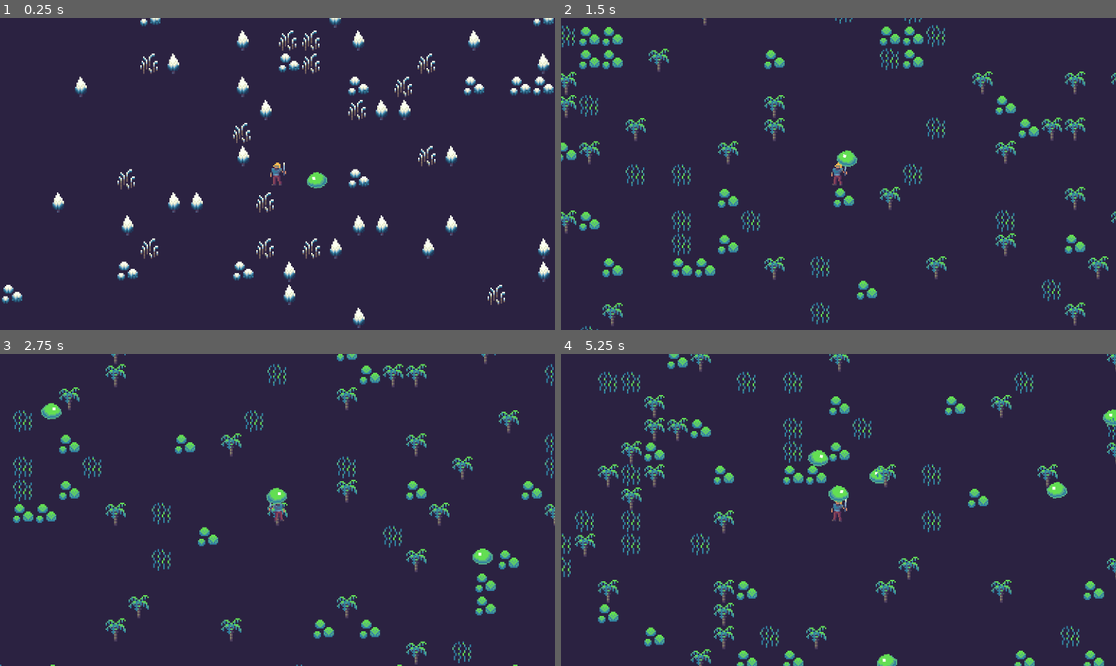
Above: before the commit, frames 1-4 (two rows, left to right).
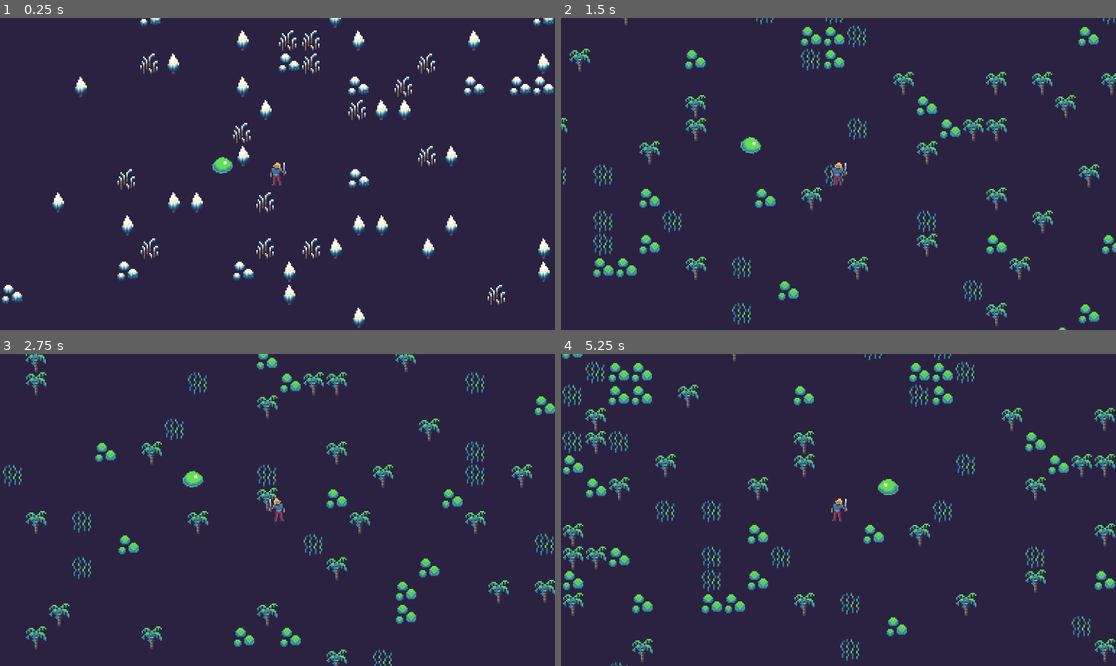
Above: after the commit, the same moments.

Repository: tpolito/untitled-rougelike
Game: Godot game, scene res://Main.tscn
Same seed, same stepped clock (60 frames per second), same inputs: the game is played once before the commit and once after it.
Inputs:
- Up to frame 1 (0.25 s): no input
- Up to frame 2 (1.5 s): tap Enter at 0.5 s; hold D (move_right) 0.53-1.28 s; hold S (move_down) from 1.28 s (still down)
- Up to frame 3 (2.75 s): release S (move_down) at 2.03 s; hold D (move_right) from 2.03 s (still down)
- Up to frame 4 (5.25 s): release D (move_right) at 2.78 s; hold W (move_up) 2.78-3.53 s; hold A (move_left) 3.53-5.03 s; hold S (move_down) from 5.03 s (still down)

The runs differ from the first frame. In frame 1, 0.3% of the frame differs, in the area x 38-60%, y 44-55%; in frame 2, 12%; in frame 3, 11%; in frame 4, 14%, in the area x 0-100%, y 0-100%.

Commit message:
hitbox/hurtbox collision stuff

Diff:
--- a/Main.tscn
+++ b/Main.tscn
@@ -4,27 +4,25 @@
 [ext_resource type="Script" path="res://Main.gd" id="1_yqpkr"]
 [ext_resource type="PackedScene" uid="uid://38muohvdb2f6" path="res://scenes/enemy_spawner/EnemySpawner.tscn" id="2_306jd"]
 [ext_resource type="PackedScene" uid="uid://chj7lw3hs80su" path="res://scenes/player/Player.tscn" id="2_rpjjx"]
-[ext_resource type="PackedScene" uid="uid://c6lpgvuaaodnm" path="res://scenes/slime/Slime.tscn" id="4_uexyv"]
+[ext_resource type="PackedScene" uid="uid://c6lpgvuaaodnm" path="res://scenes/slime/Slime.tscn" id="5_ve4bi"]
 
 [node name="Main" type="Node2D"]
 script = ExtResource("1_yqpkr")
 
 [node name="EnemySpawner" parent="." instance=ExtResource("2_306jd")]
-debug_should_spawn = null
-spawn_distance = 150.0
+debug_should_spawn = false
+spawn_distance = 200.0
 
 [node name="TileMap" parent="." instance=ExtResource("1_tj8bi")]
 rotation = -0.000560982
 layer_0/tile_data = PackedInt32Array(0, 1, 0, 1, 65537, 0, 70, 65537, 0, 71, 131073, 0, 2555975, 131073, 1, 2555974, 19 …(2901 unchanged characters)…
-world_seed = 0
 
 [node name="Player" parent="." instance=ExtResource("2_rpjjx")]
 position = Vector2(576, 324)
 
-[node name="Slime" parent="." instance=ExtResource("4_uexyv")]
-position = Vector2(616, 331)
-collision_mask = 3
-
 [node name="PlayerCamera" type="Camera2D" parent="."]
 position = Vector2(576, 324)
 zoom = Vector2(3, 3)
+
+[node name="Slime" parent="." instance=ExtResource("5_ve4bi")]
+position = Vector2(521, 316)
--- /dev/null
+++ b/components/enemy_stats_component.gd
@@ -0,0 +1,4 @@
+extends Node
+class_name EnemyStatsComponent
+
+@export var stats: Stats
--- /dev/null
+++ b/components/flash_component.gd
@@ -0,0 +1,13 @@
+extends Node
+class_name FlashComponent
+
+@export var color: Color;
+@export var sprite: Sprite2D;
+@export var flash_duration: float = 1.0
+
+func flash() -> void:
+  var tween = create_tween()
+  tween.tween_property(sprite, 'modulate', color, flash_duration / 4)
+  tween.tween_property(sprite, 'modulate', Color.WHITE, flash_duration / 4)
+  tween.tween_property(sprite, 'modulate', color, flash_duration / 4)
+  tween.tween_property(sprite, 'modulate', Color.WHITE, flash_duration / 4)
--- /dev/null
+++ b/components/health_component.gd
@@ -0,0 +1,21 @@
+extends Node
+class_name HealthComponent
+
+@export var max_health = 10
+@export var hurtbox_component: HurtboxComponent
+
+var health = max_health:
+  set(value):
+    health = value
+    if health <= 0:
+      print('dead')
+
+
+func _ready() -> void:
+  hurtbox_component.damage.connect(_on_hurtbox_damage_taken)
+
+func _on_hurtbox_damage_taken(hitbox: HitboxComponent) -> void:
+  print('on_hurtbox_damage_taken')
+  var damage = hitbox.damage
+  health -= damage
+  print('health: ', str(health))
--- /dev/null
+++ b/components/hitbox_component.gd
@@ -0,0 +1,16 @@
+extends Area2D
+class_name HitboxComponent
+
+@export var damage: float = 1.0
+
+signal hit_hurtbox(hurtbox)
+
+func _ready() -> void:
+  area_entered.connect(_on_hurtbox_area_entered)
+
+func _on_hurtbox_area_entered(hurtbox: HurtboxComponent) -> void:
+  if not hurtbox is HurtboxComponent:
+    return
+  print('on_hurtbox_area_entered')
+  hit_hurtbox.emit(hurtbox)
+  hurtbox.damage.emit(self)
--- /dev/null
+++ b/components/hurtbox_component.gd
@@ -0,0 +1,4 @@
+extends Area2D
+class_name HurtboxComponent
+
+signal damage(hitbox)
--- a/components/move_component.gd
+++ b/components/move_component.gd
@@ -3,8 +3,7 @@
 
 @export var actor: CharacterBody2D
 @export var direction: Vector2
-# TODO: Move this to a speed component
-@export var speed: float
+@export var move_stats: MoveStats
 @export var anim_player: AnimationPlayer
 @export var sprite: Sprite2D
 
@@ -16,5 +15,5 @@
     anim_player.play("idle")
     pass
   # Move the sprite
-  actor.velocity = direction * speed
+  actor.velocity = direction * move_stats.speed
   actor.move_and_slide()
--- /dev/null
+++ b/components/move_stats.gd
@@ -0,0 +1,4 @@
+extends Resource
+class_name MoveStats
+
+@export var speed: float = 12.0
--- a/scenes/enemy/Enemy.gd
+++ b/scenes/enemy/Enemy.gd
@@ -1,12 +1,11 @@
 extends CharacterBody2D
 class_name Enemy
 
+@onready var hurtbox_component: HurtboxComponent = $HurtboxComponent as HurtboxComponent
 
-# Called when the node enters the scene tree for the first time.
 func _ready() -> void:
-  pass # Replace with function body.
+  # hurtbox_component.hurt.connect(
+  #   self,
 
-
-# Called every frame. 'delta' is the elapsed time since the previous frame.
-func _process(delta: float) -> void:
+  # )
   pass
--- a/scenes/enemy/Enemy.tscn
+++ b/scenes/enemy/Enemy.tscn
@@ -1,22 +1,9 @@
-[gd_scene load_steps=6 format=3 uid="uid://bvqjpyn4b4hva"]
+[gd_scene load_steps=9 format=3 uid="uid://bvqjpyn4b4hva"]
 
 [ext_resource type="Script" path="res://components/move_component.gd" id="1_tcq15"]
-
-[sub_resource type="Animation" id="Animation_gjsmc"]
-resource_name = "walk"
-step = 0.25
-tracks/0/type = "value"
-tracks/0/imported = false
-tracks/0/enabled = true
-tracks/0/path = NodePath(".:rotation")
-tracks/0/interp = 1
-tracks/0/loop_wrap = true
-tracks/0/keys = {
-"times": PackedFloat32Array(0, 0.25, 0.5, 0.75),
-"transitions": PackedFloat32Array(1, 1, 1, 1),
-"update": 0,
-"values": [0.0, -0.139626, 0.0, 0.139626]
-}
+[ext_resource type="Script" path="res://components/hurtbox_component.gd" id="2_rde6p"]
+[ext_resource type="Script" path="res://components/health_component.gd" id="3_yhv87"]
+[ext_resource type="Script" path="res://components/hitbox_component.gd" id="4_6t8iy"]
 
 [sub_resource type="Animation" id="Animation_dvuu1"]
 length = 0.001
@@ -48,6 +35,22 @@
 "values": [0.0, 0.0]
 }
 
+[sub_resource type="Animation" id="Animation_gjsmc"]
+resource_name = "walk"
+step = 0.25
+tracks/0/type = "value"
+tracks/0/imported = false
+tracks/0/enabled = true
+tracks/0/path = NodePath(".:rotation")
+tracks/0/interp = 1
+tracks/0/loop_wrap = true
+tracks/0/keys = {
+"times": PackedFloat32Array(0, 0.25, 0.5, 0.75),
+"transitions": PackedFloat32Array(1, 1, 1, 1),
+"update": 0,
+"values": [0.0, -0.139626, 0.0, 0.139626]
+}
+
 [sub_resource type="AnimationLibrary" id="AnimationLibrary_sffnt"]
 _data = {
 "RESET": SubResource("Animation_dvuu1"),
@@ -63,12 +66,31 @@
 
 [node name="CollisionShape2D" type="CollisionShape2D" parent="."]
 
-[node name="MoveComponent" type="Node" parent="." node_paths=PackedStringArray("anim_player", "sprite")]
+[node name="MoveComponent" type="Node" parent="." node_paths=PackedStringArray("actor", "anim_player", "sprite")]
 script = ExtResource("1_tcq15")
-anim_player = NodePath("")
+actor = NodePath("..")
+anim_player = NodePath("../AnimationPlayer")
 sprite = NodePath("../Sprite")
 
 [node name="AnimationPlayer" type="AnimationPlayer" parent="."]
 libraries = {
 "": SubResource("AnimationLibrary_sffnt")
 }
+
+[node name="HurtboxComponent" type="Area2D" parent="."]
+collision_layer = 4
+collision_mask = 2
+script = ExtResource("2_rde6p")
+
+[node name="CollisionShape2D" type="CollisionShape2D" parent="HurtboxComponent"]
+
+[node name="HealthComponent" type="Node" parent="." node_paths=PackedStringArray("hurtbox_component")]
+script = ExtResource("3_yhv87")
+hurtbox_component = NodePath("../HurtboxComponent")
+
+[node name="HitboxComponent" type="Area2D" parent="."]
+collision_layer = 4
+collision_mask = 2
+script = ExtResource("4_6t8iy")
+
+[node name="CollisionShape2D" type="CollisionShape2D" parent="HitboxComponent"]
--- a/scenes/enemy_spawner/EnemySpawner.gd
+++ b/scenes/enemy_spawner/EnemySpawner.gd
@@ -19,6 +19,8 @@
   spawn_enemies()
 
 func spawn_enemies() -> void:
+  if debug_should_spawn == false:
+    return
   var player_pos = Helpers.get_player().position
   var enemy_to_spawn = enemies_to_spawn[0]
   var angle = randf() * PI * 2
--- a/scenes/player/Player.gd
+++ b/scenes/player/Player.gd
@@ -3,3 +3,8 @@
 
 func _ready() -> void:
   pass
+
+func _input(event):
+  if event is InputEventKey:
+    if event.pressed and event.keycode == 80:
+      $FlashComponent.flash()
--- a/scenes/player/Player.tscn
+++ b/scenes/player/Player.tscn
@@ -1,9 +1,13 @@
-[gd_scene load_steps=10 format=3 uid="uid://chj7lw3hs80su"]
+[gd_scene load_steps=15 format=3 uid="uid://chj7lw3hs80su"]
 
 [ext_resource type="Script" path="res://scenes/player/Player.gd" id="1_425yu"]
 [ext_resource type="Texture2D" uid="uid://eqg7mcsnyd1t" path="res://assets/player_placeholder.png" id="1_j5pae"]
 [ext_resource type="Script" path="res://components/move_component.gd" id="1_wbhel"]
 [ext_resource type="Script" path="res://components/move_input_component.gd" id="3_7fa1p"]
+[ext_resource type="Resource" uid="uid://c16t72lproq74" path="res://scenes/player/player_stats.tres" id="4_mip03"]
+[ext_resource type="Script" path="res://components/flash_component.gd" id="6_xnnqj"]
+[ext_resource type="Script" path="res://components/hurtbox_component.gd" id="7_0lfsk"]
+[ext_resource type="Script" path="res://components/health_component.gd" id="8_dbiyb"]
 
 [sub_resource type="RectangleShape2D" id="RectangleShape2D_8rwle"]
 size = Vector2(6, 14)
@@ -63,6 +67,9 @@
 "walk": SubResource("Animation_beehk")
 }
 
+[sub_resource type="RectangleShape2D" id="RectangleShape2D_k43wd"]
+size = Vector2(6, 14)
+
 [node name="Player" type="CharacterBody2D" groups=["player"]]
 collision_layer = 2
 collision_mask = 5
@@ -77,7 +84,7 @@
 [node name="MoveComponent" type="Node" parent="." node_paths=PackedStringArray("actor", "anim_player", "sprite")]
 script = ExtResource("1_wbhel")
 actor = NodePath("..")
-speed = 12.0
+move_stats = ExtResource("4_mip03")
 anim_player = NodePath("../AnimationPlayer")
 sprite = NodePath("../Sprite")
 
@@ -91,3 +98,21 @@
 }
 
 [node name="CameraAnchor" type="RemoteTransform2D" parent="."]
+
+[node name="FlashComponent" type="Node" parent="." node_paths=PackedStringArray("sprite")]
+script = ExtResource("6_xnnqj")
+color = Color(1, 1, 1, 0)
+sprite = NodePath("../Sprite")
+flash_duration = 0.5
+
+[node name="HurtboxComponent" type="Area2D" parent="."]
+collision_layer = 2
+collision_mask = 4
+script = ExtResource("7_0lfsk")
+
+[node name="CollisionShape2D" type="CollisionShape2D" parent="HurtboxComponent"]
+shape = SubResource("RectangleShape2D_k43wd")
+
+[node name="HealthComponent" type="Node" parent="." node_paths=PackedStringArray("hurtbox_component")]
+script = ExtResource("8_dbiyb")
+hurtbox_component = NodePath("../HurtboxComponent")
--- /dev/null
+++ b/scenes/player/player_stats.tres
@@ -0,0 +1,7 @@
+[gd_resource type="Resource" script_class="MoveStats" load_steps=2 format=3 uid="uid://c16t72lproq74"]
+
+[ext_resource type="Script" path="res://components/move_stats.gd" id="1_0cjym"]
+
+[resource]
+script = ExtResource("1_0cjym")
+speed = 12.0
--- a/scenes/slime/Slime.tscn
+++ b/scenes/slime/Slime.tscn
@@ -1,11 +1,18 @@
-[gd_scene load_steps=5 format=3 uid="uid://c6lpgvuaaodnm"]
+[gd_scene load_steps=8 format=3 uid="uid://c6lpgvuaaodnm"]
 
 [ext_resource type="PackedScene" uid="uid://bvqjpyn4b4hva" path="res://scenes/enemy/Enemy.tscn" id="1_ky8o0"]
 [ext_resource type="Texture2D" uid="uid://cmaec6wud25v8" path="res://assets/slime.png" id="2_07ftw"]
 [ext_resource type="Script" path="res://components/move_towards_player_component.gd" id="3_ivoyw"]
+[ext_resource type="Resource" uid="uid://cajj7hl4cwjsg" path="res://scenes/slime/slime_stats.tres" id="3_uucuv"]
 
 [sub_resource type="RectangleShape2D" id="RectangleShape2D_bmd0u"]
 size = Vector2(8, 5)
+
+[sub_resource type="CircleShape2D" id="CircleShape2D_xu85q"]
+radius = 7.0
+
+[sub_resource type="CircleShape2D" id="CircleShape2D_epave"]
+radius = 6.0
 
 [node name="Slime" instance=ExtResource("1_ky8o0")]
 
@@ -16,12 +23,16 @@
 position = Vector2(0, -0.5)
 shape = SubResource("RectangleShape2D_bmd0u")
 
-[node name="MoveComponent" parent="." index="2" node_paths=PackedStringArray("actor", "anim_player")]
-actor = NodePath("..")
-speed = 6.0
-anim_player = NodePath("../AnimationPlayer")
+[node name="MoveComponent" parent="." index="2"]
+move_stats = ExtResource("3_uucuv")
 
 [node name="MoveTowardsPlayerComponent" type="Node" parent="." index="3" node_paths=PackedStringArray("move_component", "actor")]
 script = ExtResource("3_ivoyw")
 move_component = NodePath("../MoveComponent")
 actor = NodePath("..")
+
+[node name="CollisionShape2D" parent="HurtboxComponent" index="0"]
+shape = SubResource("CircleShape2D_xu85q")
+
+[node name="CollisionShape2D" parent="HitboxComponent" index="0"]
+shape = SubResource("CircleShape2D_epave")
--- /dev/null
+++ b/scenes/slime/slime_stats.tres
@@ -0,0 +1,7 @@
+[gd_resource type="Resource" script_class="MoveStats" load_steps=2 format=3 uid="uid://cajj7hl4cwjsg"]
+
+[ext_resource type="Script" path="res://components/move_stats.gd" id="1_k0tt2"]
+
+[resource]
+script = ExtResource("1_k0tt2")
+speed = 8.0
